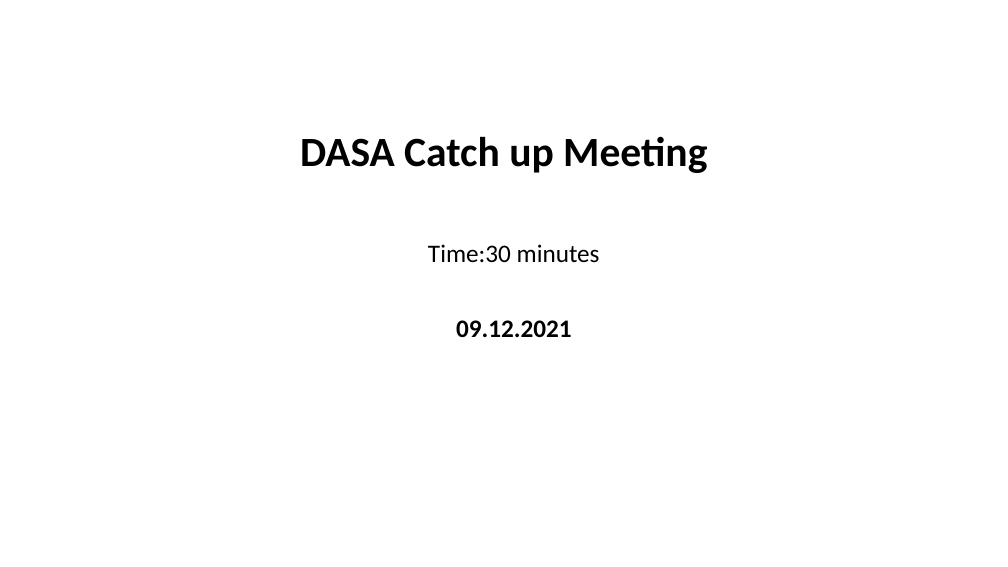
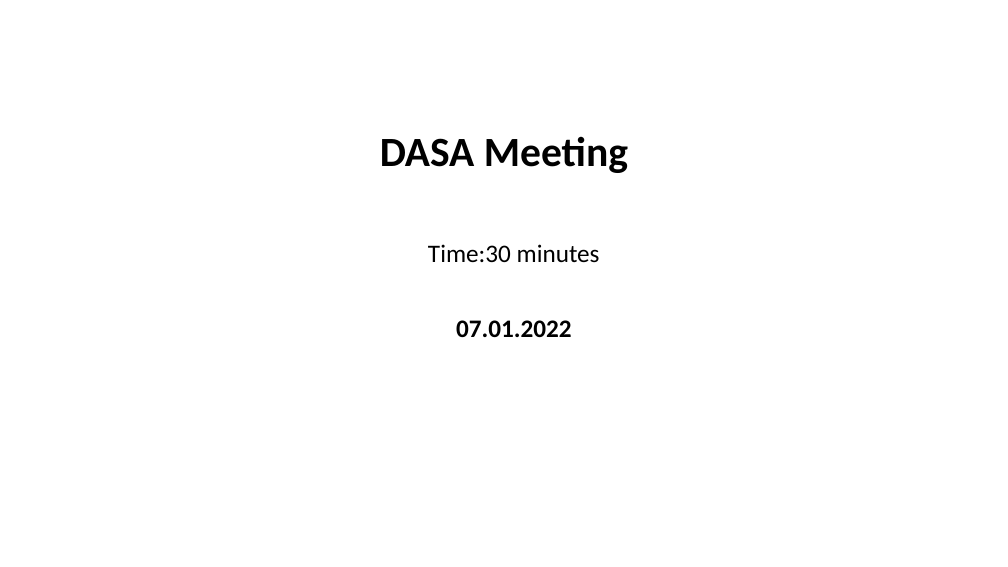
Before and after one commit to GurkanGitHub/PhD, a slide deck: slide 18 of PhD Discussion.pptx. Drawn at 1008x567 pixels with LibreOffice and Linux fonts; fonts in the diff are those of the drawing. Boxes give left, top, right and bottom in pixels: in the first picture for what was removed or moved away, otherwise in the second. Text is boxed around its words. In the diff, an @@ line names an element or a change of style, - is before the commit and + after.

```diff
--- a/PhD Discussion.pptx
+++ b/PhD Discussion.pptx
@@ title at [380,136,628,173]: text changed @@
-DASA Catch up Meeting
+DASA Meeting
@@ subtitle at [456,320,572,337]: text changed @@
-09.12.2021
+07.01.2022
```
Also in this commit, not shown: 2 other slides changed, 3 slides added, 2 slides removed, 2 other files.
